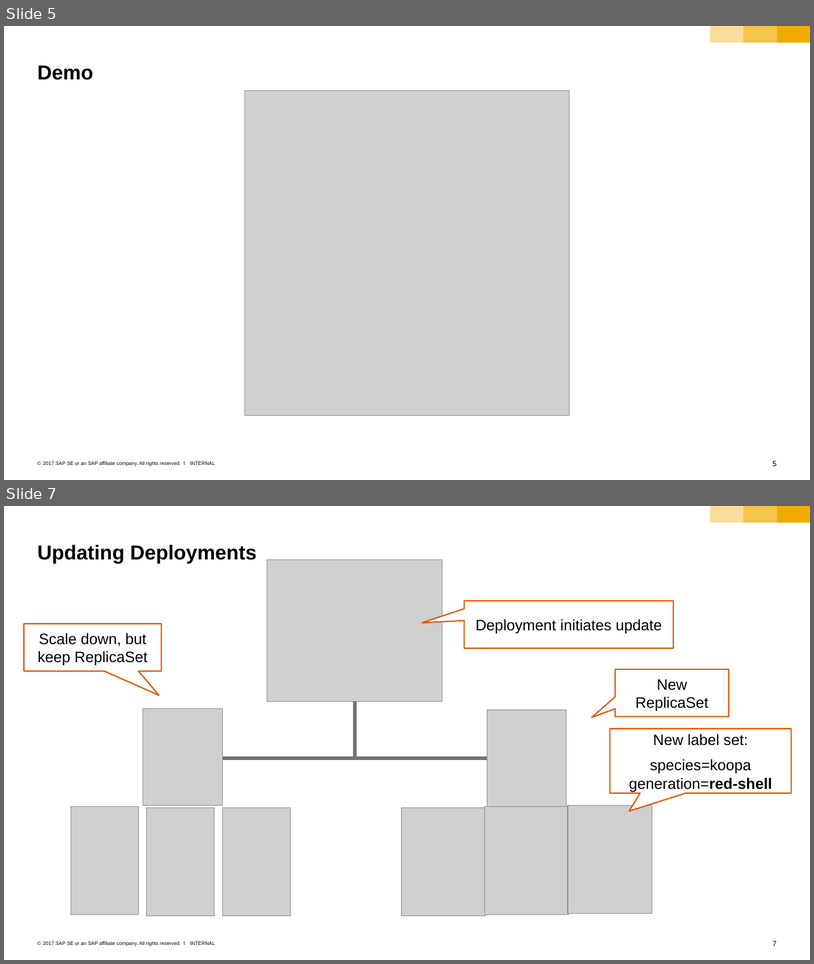
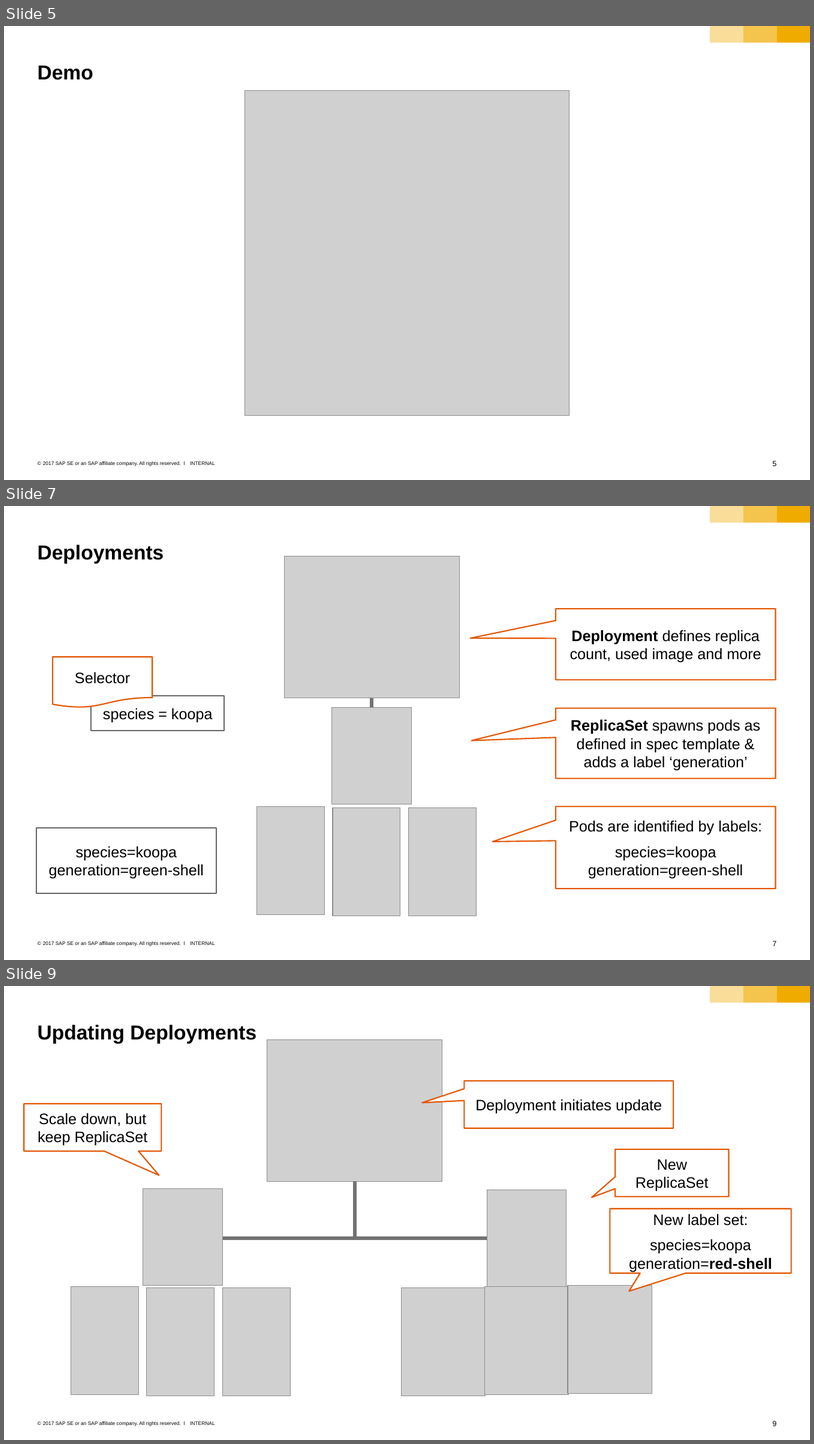
Before and after one commit to cuijiyao01/docker-k8s-training, a slide deck: kubernetes/03_labels_and_deployments.pptx. Shown one above the other, each under a label of ours: slides 5 and 7 before the commit, slides 5, 7 and 9 after it; the slides between them are not shown. The pictures are 814x964 and 814x1444 pixels, drawn with LibreOffice and Linux fonts; fonts in the diff are those of the drawing; grey boxes stand for pictures. Boxes give left, top, right and bottom in pixels: in the first picture for what was removed or moved away, otherwise in the second. Text is boxed around its words. In the diff, an @@ line names an element or a change of style, - is before the commit and + after.

```diff
--- a/kubernetes/03_labels_and_deployments.pptx
+++ b/kubernetes/03_labels_and_deployments.pptx
@@ slide 7 added at (x1=4, y1=506, x2=810, y2=960), background #FFFFFF; not listed: 6 template elements that a slide beside it also shows @@
@@ title added at (x1=38, y1=544, x2=164, y2=564), 24 pt, text #000000, bold @@
+Deployments
@@ picture added at (x1=284, y1=556, x2=460, y2=697) @@
@@ speech box added at (x1=556, y1=609, x2=776, y2=679), fill #FFFFFF, outline #E35500 1.5 pt, 18 pt, text #000000 @@
+Deployment defines replica count, used image and more
@@ flow chart document added at (x1=53, y1=657, x2=153, y2=707), fill #FFFFFF, outline #E35500 1.5 pt, 18 pt, text #000000 @@
+Selector
@@ rectangle added at (x1=91, y1=696, x2=224, y2=731), fill #FFFFFF, outline #666666 1.5 pt, 18 pt, text #000000 @@
+species = koopa
@@ elbow line added from (372, 697) to (372, 707), #737373 4.5 pt @@
@@ picture added at (x1=332, y1=707, x2=412, y2=804) @@
@@ speech box added at (x1=556, y1=708, x2=776, y2=778), fill #FFFFFF, outline #E35500 1.5 pt, 18 pt, text #000000 @@
+ReplicaSet spawns pods as defined in spec template & adds a label ‘generation’
@@ picture added at (x1=257, y1=806, x2=324, y2=913) @@
@@ picture added at (x1=333, y1=807, x2=401, y2=915) @@
@@ picture added at (x1=408, y1=807, x2=476, y2=915) @@
@@ speech box added at (x1=556, y1=806, x2=776, y2=888), fill #FFFFFF, outline #E35500 1.5 pt, 18 pt, text #000000 @@
+Pods are identified by labels:
+species=koopa generation=green-shell
@@ rectangle added at (x1=36, y1=828, x2=216, y2=893), fill #FFFFFF, outline #666666 1.5 pt, 18 pt, text #000000 @@
+species=koopa generation=green-shell
@@ what was slide 7 is now slide 9 @@
@@ page number at (x1=773, y1=1420, x2=777, y2=1426): text changed @@
-7
+9
```
Also in this commit, not shown: 1 slide changed, 5 other slides added.
